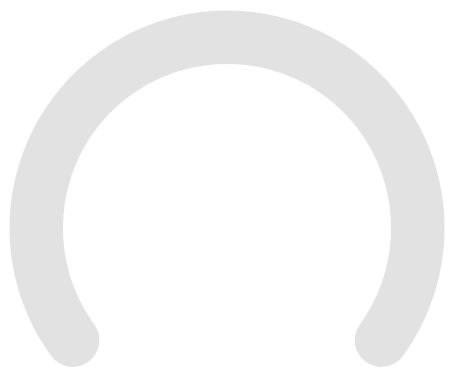
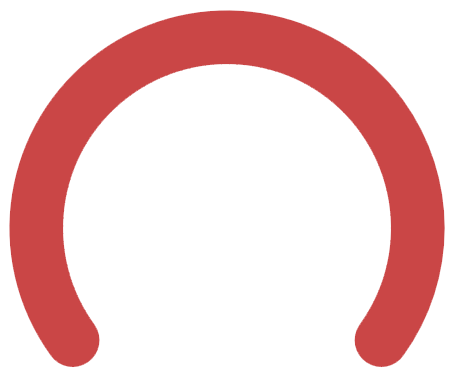
Before/after of a 454×391 layered artwork. What changed in the layer stack:
added layer "High (2023-12-22)" above "Elevated" over (9, 10, 445, 368)
hid "Unknown" over (9, 10, 445, 368)
